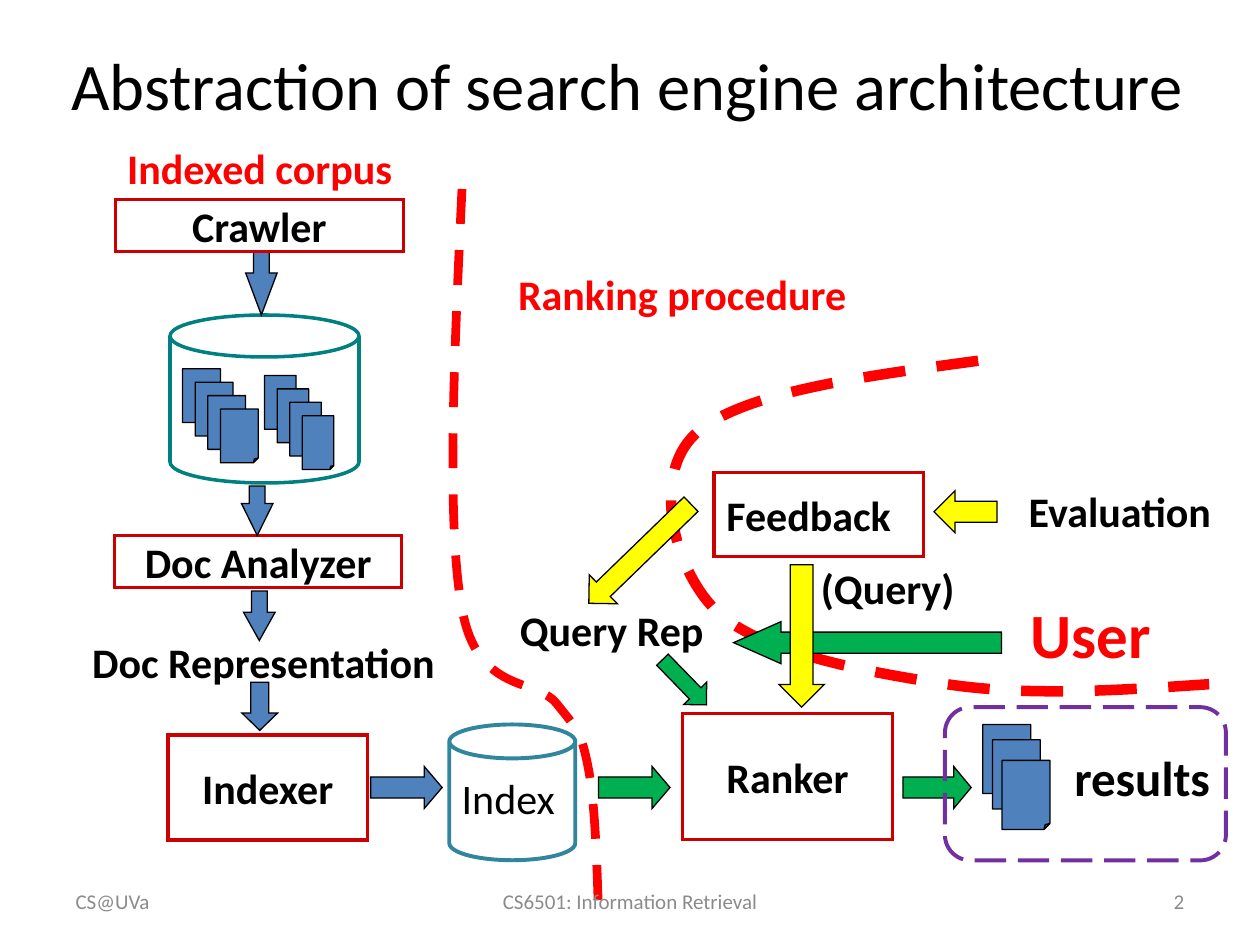
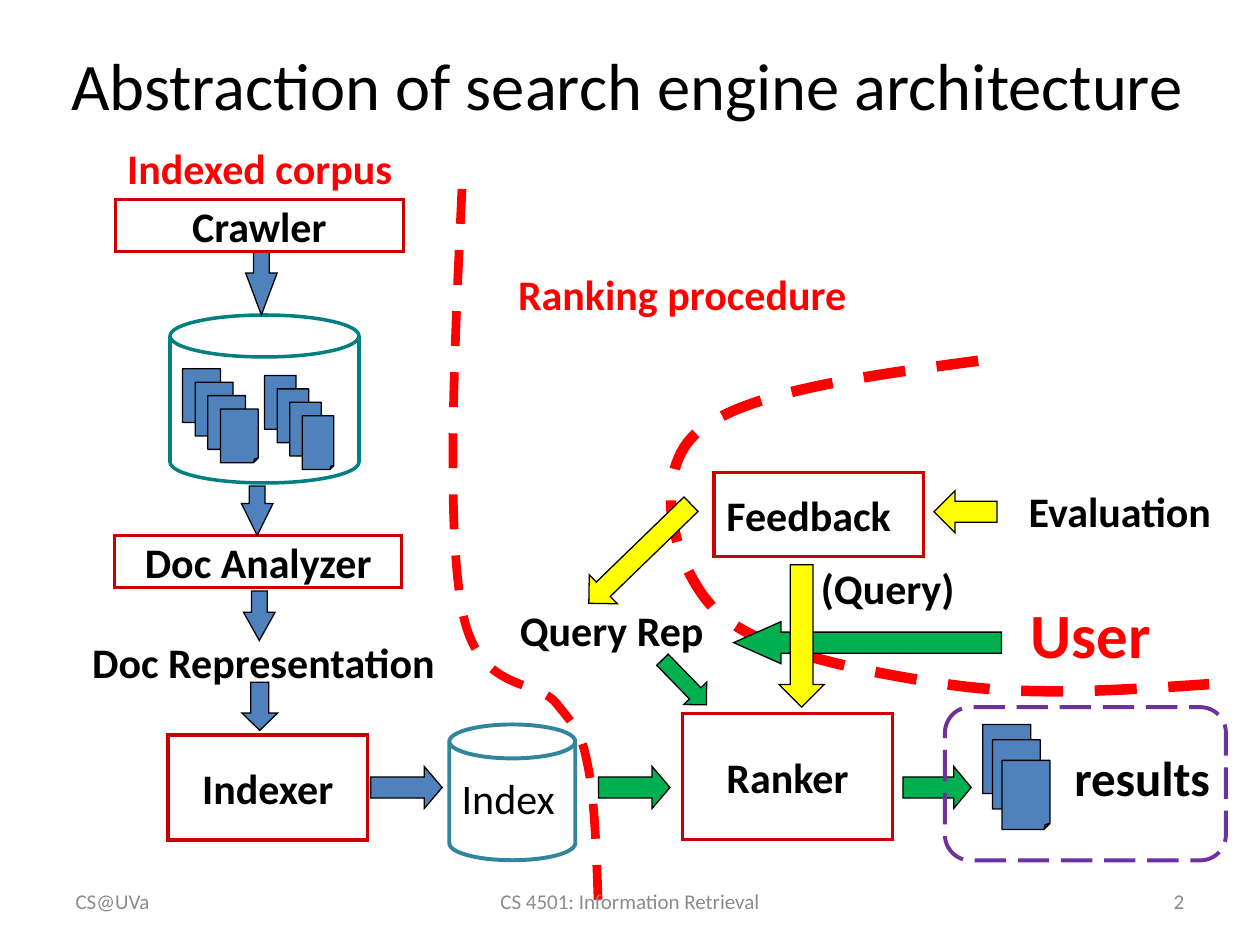
Before and after one commit to wang296/IR2015, a slide deck: slide 2 of docs/Search Result Interface.pptx. Drawn at 1260x945 pixels with LibreOffice and Linux fonts; fonts in the diff are those of the drawing. Boxes give left, top, right and bottom in pixels: in the first picture for what was removed or moved away, otherwise in the second. Text is boxed around its words. In the diff, an @@ line names an element or a change of style, - is before the commit and + after.

```diff
--- a/docs/Search Result Interface.pptx
+++ b/docs/Search Result Interface.pptx
@@ text at box(500, 891, 759, 909): text changed @@
-CS6501: Information Retrieval
+CS 4501: Information Retrieval
```
Also in this commit, not shown: 20 other slides changed, 3 other files.
